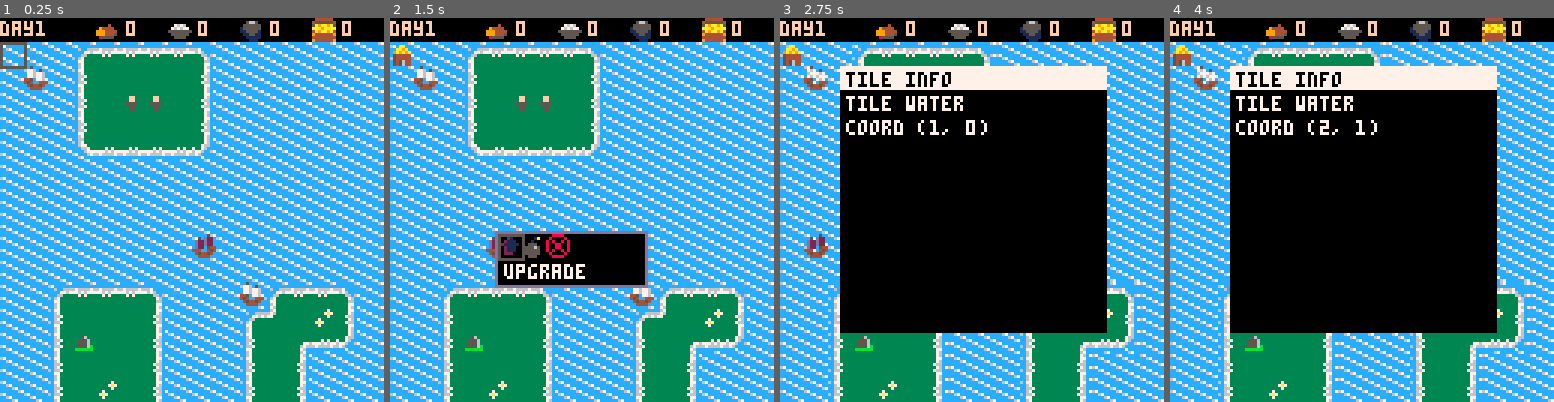
Above: before the commit, frames 1-4 (left to right).
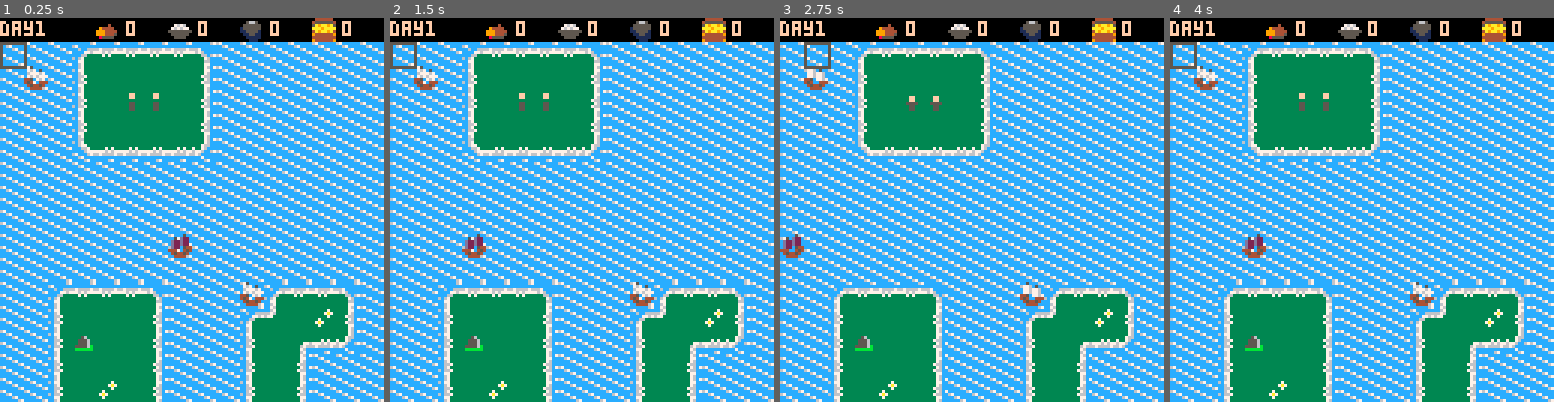
Above: after the commit, the same moments.

Repository: ignoreintuition/archipelago
Game: PICO-8 cartridge archipelago.p8
Same seed, same stepped clock (60 frames per second), same inputs: the game is played once before the commit and once after it.
Inputs:
- Up to frame 1 (0.25 s): no input
- Up to frame 2 (1.5 s): tap X (X key) at 0.33, 1.07 s; tap O (Z key) at 0.7 s
- Up to frame 3 (2.75 s): hold Right 1.6-2.1 s; tap O (Z key) at 1.7, 2.1, 2.5 s; tap X (X key) at 1.85 s; hold Up 2.15-2.42 s; hold Right from 2.47 s (still down)
- Up to frame 4 (4 s): tap O (Z key) at 2.9, 3.3, 3.7 s; tap X (X key) at 2.97 s; release Right at 3.03 s; hold Left 3.08-3.58 s; hold Down 3.63-3.97 s

The runs differ from the first frame. In frame 1, 32% of the frame differs, in the area x 0-100%, y 6-100%; in frame 2, 36%; in frame 3, 64%; in frame 4, 48%.

Commit message:
added dialogs. code cleanup. limited terrain for building. increment days.  fixed bug when switching modes.

Diff:
--- a/archipelago.p8
+++ b/archipelago.p8
@@ -1,10 +1,9 @@
 pico-8 cartridge // http://www.pico-8.com
 version 41
 __lua__
---Archipelago
+--archipelago
 --by IgnoreIntuition
 --game
-#include src/classEntity.lua
 #include src/game.lua
 #include src/helpers.lua
 #include src/dialog.lua
@@ -16,6 +15,8 @@
 #include src/building.lua
 #include src/sprites.lua
 #include src/enemy.lua
+#include src/timers.lua
+#include src/resources.lua
 -->8
 __gfx__
 00000000cccccc6767cccccccc673333333376c733333333cccccc67cccccc67cccccc67cc663333333376c73333333333333333333366cccc76333333333333
@@ -44,12 +45,12 @@
 00000000000080000000000000000000000000000000000000000000000000000000000000000000000000000000000000000000000000000000000000000000
 00560000004000000000000000000000008888006600005500000000000000000000000004444440000000000000000000000000000000000000000000000000
 05666600400400000000aaa000001a00080000806660055500000000000000000056650045555554000210000000000000000000000000000000000000000000
-00666660040040000099aaaa0001000080800808066655500000400000767600055555505a9aa9a5002111000000000000000000000000000000000000000000
-000466600040040008888aaa005550008008800800655500094444000767677015555550aaa9aaaa021111100000000000000000000000000000000000000000
-004496660004060008778aaa0555650080088008005556009994444055555555115555104a9aa9a4002111000000000000000000000000000000000000000000
-044900660000666008778aa505555500808008084455664499944450055555500115511094444449002111000000000000000000000000000000000000000000
-44900000000006660888855005555500080000800440044008555500005555000011111044444444002220000000000000000000000000000000000000000000
-09000000000000660000000000555000008888004040040400000000000000000001110094444449000000000000000000000000000000000000000000000000
+00666660040040000099aaaa0001000080800808066655500000400000767600055555505a9aa9a5002111000909000000000000000000000000000000000000
+000466600040040008888aaa005550008008800800655500094444000767677015555550aaa9aaaa021111100595000a00000000000000000000000000000000
+004496660004060008778aaa0555650080088008005556009994444055555555115555104a9aa9a4002111000999000900000000000000000000000000000000
+044900660000666008778aa505555500808008084455664499944450055555500115511094444449002111000999a9a000000000000000000000000000000000
+44900000000006660888855005555500080000800440044008555500005555000011111044444444002220000009999000000000000000000000000000000000
+09000000000000660000000000555000008888004040040400000000000000000001110094444449000000000009009000000000000000000000000000000000
 __gff__
 00050903030303030303030303030302020202151902060a1200002529000000000000000000000000000000000000000000000000000000000000000000000000000000000000000000000000000000000000000000000000000000000000000000000000000000000000000000000000000000000000000000000000000000
 0000000000000000000000000000000000000000000000000000000000000000000000000000000000000000000000000000000000000000000000000000000000000000000000000000000000000000000000000000000000000000000000000000000000000000000000000000000000000000000000000000000000000000
--- a/dialog.lua
+++ /dev/null
@@ -1,13 +0,0 @@
-function dialog(t, c, sz)
-  local size = {}
-  size.lg = { 20, 8, 88, 96 }
-  size.sm = { 40, 16, 44, 48 }
-  local x = mapX * 8 + size[sz][1]
-  local y = mapY * 8 + size[sz][2]
-  rectfill(x, y, x + size[sz][3], y + 8, 7)
-  rectfill(x, y + 8, x + size[sz][3], y + size[sz][4] - 8, 0)
-  print(t, x + 2, y + 2, 0)
-  for i, l in pairs(c) do
-    print(l, x + 2, y + 10 * i, 7)
-  end
-end
--- a/src/building.lua
+++ b/src/building.lua
@@ -1,17 +1,15 @@
 function initBuilding(spr, x, y)
-  local b = {}
-  b.sel = false
-  b.spr = sprites[spr]
-  b.type = building
-  b.subType = spr
-  b.x = x
-  b.y = y
-  b.active = false
-  b.lvl = 0
-  b.description = spriteDesc[spr]
-  if spr == "farm" then
-    food = food + 1
-  end
+  local b = {
+    sel = false,
+    spr = sprites[spr],
+    type = building,
+    subType = spr,
+    x = x,
+    y = y,
+    active = false,
+    lvl = 0,
+    description = spriteDesc[spr]
+  }
   return b
 end
 
@@ -23,12 +21,20 @@
 end
 
 function upgradeBuilding(b)
-  b.lvl = b.lvl + 1;
+  dialog(
+    "upgrade",
+    { "cost:\ntwo wood" },
+    "sm"
+  )
+  mode = modes["dialog"]
+  b.lvl = b.lvl + 1
 end
 
 function selectBuilding(b)
   setToolbarActive(true, b.subType)
-  return tMode
+  prevMode = mode
+  mode = modes["toolbar"]
+  return true
 end
 
 function buildingDialog(b)
--- a/src/classEntity.lua
+++ /dev/null
@@ -1,24 +0,0 @@
-global = _ENV
-class = setmetatable(
-  {
-    new = function(_ENV, tbl)
-      tbl = tbl or {}
-      setmetatable(
-        tbl, {
-          __index = _ENV
-        }
-      )
-      return tbl
-    end,
-
-    init = function()
-    end
-  }, {
-    __index = _ENV
-  }
-)
-
-entity = class:new({
-  x = 0,
-  y = 0
-})
--- a/src/dialog.lua
+++ b/src/dialog.lua
@@ -1,29 +1,33 @@
-dSize = {}
-dSize.lg = { 20, 8, 88, 96 }
-dSize.sm = { 40, 16, 44, 48 }
-d = {}
-dialogActive = false
+dSize = {
+  lg = { 20, 8, 88, 96 },
+  sm = { 40, 16, 44, 48 }
+}
+d = { active = false }
+
 function dialog(t, c, sz)
-  d.c = c
-  d.t = t
-  d.sz = sz
-  d.x = mapX * 8 + dSize[sz][1]
-  d.y = mapY * 8 + dSize[sz][2]
-  dialogActive = true
+  d = {
+    active = true,
+    c = c,
+    t = t,
+    sz = sz,
+    x = mapX * 8 + dSize[sz][1],
+    y = mapY * 8 + dSize[sz][2]
+  }
+  mode = modes["dialog"]
 end
 
 function drawDialog()
-  if dialogActive == true then
+  if d["active"] == true then
     rectfill(d.x, d.y, d.x + dSize[d.sz][3], d.y + 8, 7)
     rectfill(d.x, d.y + 8, d.x + dSize[d.sz][3], d.y + dSize[d.sz][4] - 8, 0)
     print(d.t, d.x + 2, d.y + 2, 0)
     for i, v in ipairs(d.c) do
       print(v, d.x + 2, d.y + 10 + 8 * (i - 1), 7)
     end
+    print("\n🅾️ok\n❎cancel", d.x + 2, d.y + dSize[d.sz][4] - 26)
   end
 end
 
 function resetDialog()
-  d = {}
-  dialogActive = false
+  d = { active = false }
 end
--- a/src/enemy.lua
+++ b/src/enemy.lua
@@ -1,18 +1,20 @@
 function initEnemy()
-  enemyX = 8
-  enemyY = 8
-  direction = -1
+  enemy = {
+    x = 8,
+    y = 8,
+    dir = -1
+  }
 end
 
 function updateEnemy()
   if timer % 120 == 0 then
-    if enemyX % 10 == 0 then
-      direction = direction * -1
+    if enemy["x"] % 10 == 0 then
+      enemy["dir"] = enemy["dir"] * -1
     end
-    enemyX = enemyX + direction
+    enemy["x"] = enemy["x"] + enemy["dir"]
   end
 end
 
 function drawEnemy()
-  spr(27, enemyX * 8, enemyY * 8)
+  spr(27, enemy["x"] * 8, enemy["y"] * 8)
 end
--- a/src/game.lua
+++ b/src/game.lua
@@ -1,15 +1,15 @@
 function _init()
-  timer = 0
-  animTimer = 10
+  frame = { 2, 3 }
+  paused = false
+  maxX = 127
+  maxY = 63
 
   water = 0
   land = 1
-
   building = 1
   unit = 2
 
-  frame1 = 2
-  frame2 = 3
+  day = 0
 
   sprites = {
     ship = 19,
@@ -30,20 +30,12 @@
     mine = "harvest ore",
     barracks = "train peasants to fight."
   }
-  sMode = 1
-  --select
-  mMode = 2
-  --move
-  tMode = 3
-  --toolbar
-  dMode = 4
-  --dialog
-
-  wood = 0
-  food = 0
-  ore = 0
-  gold = 0
-  day = 1
+  modes = {
+    select = 1,
+    move = 2,
+    toolbar = 3,
+    dialog = 4
+  }
 
   initMap()
   initSprites({
@@ -56,19 +48,17 @@
   initEnemy()
   initUi()
   initToolbar()
-  printh("\n\n-==ARCHIPELAGO==-\nby IgnoreIntuition\nLocked and stocked")
-  printh(stat(93) .. ":" .. stat(94) .. ":" .. stat(95))
-  printh("mem usage: " .. stat(0))
-  printh("CPU: " .. stat(1))
+  initTimers()
+  initResources()
+  printStats()
 end
 
 function _update()
-  if (timer < 0) timer = animTimer
-  timer = timer - 1
   updateMap()
   updateSprites()
   updateEnemy()
   updateUi()
+  updateTimers()
 end
 
 function _draw()
@@ -79,3 +69,10 @@
   drawDialog()
   drawUi()
 end
+
+function printStats()
+  printh("\n\n-==ARCHIPELAGO==-\nby IgnoreIntuition\nLocked and stocked")
+  printh(stat(93) .. ":" .. stat(94) .. ":" .. stat(95))
+  printh("mem usage: " .. stat(0))
+  printh("CPU: " .. stat(1))
+end
--- a/src/helpers.lua
+++ b/src/helpers.lua
@@ -1,6 +1,6 @@
 function animate(s)
   if timer == 0 then
-    if fget(s.spr, frame1) == true then
+    if fget(s.spr, frame[1]) == true then
       return s.spr + 1
     else
       return s.spr - 1
--- a/src/map.lua
+++ b/src/map.lua
@@ -11,9 +11,7 @@
 
 function drawMap()
   cls()
-
   camera(mapX * 8, (mapY - 1) * 8)
-
   map(0, 0, 0, 0, 128, 64)
 end
 
--- /dev/null
+++ b/src/resources.lua
@@ -0,0 +1,8 @@
+function initResources()
+  resource = {
+    wood = 0,
+    food = 0,
+    ore = 0,
+    gold = 0
+  }
+end
--- a/src/sprites.lua
+++ b/src/sprites.lua
@@ -65,8 +65,10 @@
 function addSprite(v)
   if v[1] == "ship" or v[1] == "troop" then
     add(activeSprites, initUnit(v[1], v[2], v[3]))
+    mode = modes["select"]
   else
     add(activeSprites, initBuilding(v[1], v[2], v[3]))
+    mode = modes["select"]
   end
 end
 
@@ -80,14 +82,17 @@
           spr(explosion, x, y)
           explosion = explosion + 1
         end
+        mode = modes["select"]
         return true
       end
     end
   end
+  mode = modes["select"]
   return false
 end
 
 function upgradeSprite(x, y)
+  -- TODO accept / cancel upgrade
   for i, v in ipairs(activeSprites) do
     if v.type == building then
       if v.x == x and v.y == y then
@@ -96,5 +101,6 @@
       end
     end
   end
+  mode = modes["select"]
   return false
 end
--- /dev/null
+++ b/src/timers.lua
@@ -0,0 +1,21 @@
+function initTimers()
+  timers = {
+    animation = {},
+    day = {
+      curr = 0,
+      max = 240
+    }
+  }
+  timer = 0
+  animTimer = 10
+end
+
+function updateTimers()
+  if (timer < 0) timer = animTimer
+  timer = timer - 1
+  if timers["day"]["curr"] < 0 then
+    timers["day"]["curr"] = timers["day"]["max"]
+    day = day + 1
+  end
+  timers["day"]["curr"] = timers["day"]["curr"] - 1
+end
--- a/src/toolbar.lua
+++ b/src/toolbar.lua
@@ -1,42 +1,44 @@
-currTb = "main"
-toolbars = {}
-toolbars.main = {
-  { "build house", 48 },
-  { "build farm", 49 },
-  { "build mine", 50 },
-  { "barracks", 53 },
-  { "build port", 25},
-  { "cancel", 52 }
-}
-
-toolbars.house = {
-  { "upgrade", 58 },
-  { "destroy", 51 },
-  { "cancel", 52 }
-}
-toolbars.farm = {
-  { "harvest", 49 },
-  { "upgrade", 58 },
-  { "destroy", 51 },
-  { "cancel", 52 }
-}
-toolbars.barracks = {
-  { "train", 53 },
-  { "upgrade", 58 },
-  { "destroy", 51 },
-  { "cancel", 52 }
-}
-toolbars.mine = {
-  { "mine ore", 50 },
-  { "upgrade", 58 },
-  { "destroy", 51 },
-  { "cancel", 52 }
-}
-toolbars.port = {
-  { "build", 19 },
-  { "upgrade", 58 },
-  { "destroy", 51 },
-  { "cancel", 52 }
+toolbars = {
+  current = "main",
+  width = 36,
+  height = 64,
+  main = {
+    { "build house", 48 },
+    { "build farm", 49 },
+    { "build mine", 50 },
+    { "barracks", 53 },
+    { "build port", 25 },
+    { "cancel", 52 }
+  },
+  house = {
+    { "upgrade", 58 },
+    { "destroy", 51 },
+    { "cancel", 52 }
+  },
+  farm = {
+    { "harvest", 49 },
+    { "upgrade", 58 },
+    { "destroy", 51 },
+    { "cancel", 52 }
+  },
+  barracks = {
+    { "train", 53 },
+    { "upgrade", 58 },
+    { "destroy", 51 },
+    { "cancel", 52 }
+  },
+  mine = {
+    { "mine ore", 50 },
+    { "upgrade", 58 },
+    { "destroy", 51 },
+    { "cancel", 52 }
+  },
+  port = {
+    { "build", 19 },
+    { "upgrade", 58 },
+    { "destroy", 51 },
+    { "cancel", 52 }
+  }
 }
 
 function initToolbar()
@@ -46,43 +48,51 @@
 
 function setToolbarActive(val, tb)
   toolbarActive = val
-  if (val) currTb = tb
+  if (val) toolbars["current"] = tb
 end
 
 function drawToolbar()
   if toolbarActive then
-    local x = mapX * 8 + 36
-    local y = mapY * 8 + 64
+    local x = mapX * 8 + toolbars["width"]
+    local y = mapY * 8 + toolbars["height"]
     rect(x - 1, y - 1, x + 49, y + 17, 13)
     rectfill(x, y, x + 48, y + 16, 0)
 
-    for i, v in ipairs(toolbars[currTb]) do
-      spr(toolbars[currTb][i][2], x + (i - 1) * 8, y)
+    for i, v in ipairs(toolbars[toolbars["current"]]) do
+      spr(toolbars[toolbars["current"]][i][2], x + (i - 1) * 8, y)
     end
-    print(toolbars[currTb][activeAction + 1][1], x + 2, y + 10, 7)
+    print(toolbars[toolbars["current"]][activeAction + 1][1], x + 2, y + 10, 7)
   end
 end
 
 function showToolbar()
-  tbx = mapX * 8 + 36 + 8 * activeAction
-  tby = mapY * 8 + 64
+  tbx = mapX * 8 + toolbars["width"] + 8 * activeAction
+  tby = mapY * 8 + toolbars["height"]
   rect(tbx, tby, tbx + 8, tby + 8, 5)
-  if btnp(0) then
-    activeAction = (activeAction - 1) % count(toolbars[currTb])
-  elseif btnp(1) then
-    activeAction = (activeAction + 1) % count(toolbars[currTb])
-  elseif btnp(4) then
-    if (currTb == "main") mainTb()
-    if (currTb == "house") houseTb()
-    if (currTb == "farm") farmTb()
-    if (currTb == "mine") mineTb()
-    if (currTb == "barracks") barracksTb()
-    if (currTb == "port") portTb()
-  elseif btnp(5) then
+  if btnp(⬅️) then
+    activeAction = (activeAction - 1) % count(toolbars[toolbars["current"]])
+  elseif btnp(➡️) then
+    activeAction = (activeAction + 1) % count(toolbars[toolbars["current"]])
+  elseif btnp(🅾️) then
+    if toolbars["current"] == "main" then
+      mainTb()
+    elseif toolbars["current"] == "house" then
+      houseTb()
+    elseif toolbars["current"] == "farm" then
+      farmTb()
+    elseif toolbars["current"] == "mine" then
+      mineTb()
+    elseif toolbars["current"] == "barracks" then
+      barracksTb()
+    elseif toolbars["current"] == "port" then
+      portTb()
+    end
+  elseif btnp(❎) then
     setToolbarActive(false)
-    mode = sMode
+    mode = modes["select"]
   end
 end
+-- TODO Optimize toolbar generation
 
 function mainTb()
   if activeAction == 0 then
@@ -93,9 +103,10 @@
     addSprite({ "mine", c.x, c.y })
   elseif activeAction == 3 then
     addSprite({ "barracks", c.x, c.y })
-  elseif activeAction == 4then
+  elseif activeAction == 4 then
     addSprite({ "port", c.x, c.y })
   elseif activeAction == 5 then
+    mode = modes["select"]
   end
   cleanUpTb()
 end
@@ -106,30 +117,35 @@
   elseif activeAction == 1 then
     destroySprite(c.x, c.y)
   elseif activeAction == 2 then
+    mode = modes["select"]
   end
   cleanUpTb()
 end
 
 function farmTb()
   if activeAction == 0 then
-    food = food + 1
+    resource["food"] = resource["food"] + 1
+    mode = modes["select"]
   elseif activeAction == 1 then
     upgradeSprite(c.x, c.y)
   elseif activeAction == 2 then
     destroySprite(c.x, c.y)
   elseif activeAction == 3 then
+    mode = modes["select"]
   end
   cleanUpTb()
 end
 
 function mineTb()
   if activeAction == 0 then
-    ore = ore + 1
+    resource["ore"] = resource["ore"] + 1
+    mode = modes["select"]
   elseif activeAction == 1 then
     upgradeSprite(c.x, c.y)
   elseif activeAction == 2 then
     destroySprite(c.x, c.y)
   elseif activeAction == 3 then
+    mode = modes["select"]
   end
   cleanUpTb()
 end
@@ -142,6 +158,7 @@
   elseif activeAction == 2 then
     destroySprite(c.x, c.y)
   elseif activeAction == 3 then
+    mode = modes["select"]
   end
   cleanUpTb()
 end
@@ -154,6 +171,7 @@
   elseif activeAction == 2 then
     destroySprite(c.x, c.y)
   elseif activeAction == 3 then
+    mode = modes["select"]
   end
   cleanUpTb()
 end
@@ -161,5 +179,4 @@
 function cleanUpTb()
   setToolbarActive(false)
   activeAction = 0
-  mode = sMode
 end
--- a/src/ui.lua
+++ b/src/ui.lua
@@ -1,72 +1,76 @@
 function initUi()
-  mode = 1
-  c = {}
-  c.x = 0
-  c.y = 0
-  c.w = 8
-  c.h = 8
+  mode = modes["select"]
+  prevMode = modes["select"]
+  c = {
+    x = 0,
+    y = 0,
+    w = 8,
+    h = 8
+  }
 end
 
 function updateUi()
-  if mode == sMode or mode == mMode then
+  if mode == modes["select"] or mode == modes["move"] then
     newX = c.x
     newY = c.y
-    if btnp(0) then
+    if btnp(⬅️) then
       newX = newX - 1
     end
-    if btnp(1) then
+    if btnp(➡️) then
       newX = newX + 1
     end
-    if btnp(2) then
+    if btnp(⬆️) then
       newY = newY - 1
     end
-    if btnp(3) then
+    if btnp(⬇️) then
       newY = newY + 1
     end
-    c.x = mid(0, newX, 127)
-    c.y = mid(0, newY, 63)
+    c.x = mid(0, newX, maxX)
+    c.y = mid(0, newY, maxY)
   end
 end
 
 function drawUi()
   drawOverlay()
+  drawSelector()
+end
 
-  if mode == sMode or mode == mMode then
+function drawSelector()
+  if mode == modes["select"] then
     rect(c.x * 8, c.y * 8, c.x * 8 + c.w, c.y * 8 + c.h, 5)
-    if btnp(4) then
-      dInfo()
+    if btnp(🅾️) then
+      prevMode = mode
+      infoDialog()
     end
-    if btnp(5) then
-      action(c.x, c.y)
+    if btnp(❎) then
+      local isSprite = selectSprite(c.x, c.y)
+      if not isSprite and not isTile("water", c.x, c.y) then
+        prevMode = mode
+        setToolbarActive(true, "main")
+        mode = modes["toolbar"]
+      end
     end
-  elseif mode == tMode then
+  elseif mode == modes["toolbar"] then
     showToolbar()
-  elseif mode == dMode then
-    if btnp(4) or btnp(5) then
+  elseif mode == modes["dialog"] then
+    if btnp(🅾️) or btnp(❎) then
       resetDialog()
-      mode = 1
+      mode = prevMode
+    end
+  elseif mode == modes["move"] then
+    rect(c.x * 8, c.y * 8, c.x * 8 + c.w, c.y * 8 + c.h, 5)
+    if btnp(❎) then
+      if moveSprite(c.x, c.y) then
+        mode = modes["select"]
+      else
+        sfx(0)
+      end
     end
   end
 end
 
-function action(x, y)
-  if mode == sMode then
-    mode = selectSprite(x, y)
-    if not mode then
-      setToolbarActive(true, "main")
-      mode = tMode
-    end
-  elseif mode == mMode then
-    if moveSprite(x, y) then
-      mode = sMode
-    else
-      sfx(0)
-    end
-  end
-end
-
-function dInfo()
-  mode = dMode
+function infoDialog()
+  mode = modes["dialog"]
   local spr = getSpriteInfo(c.x, c.y)
   if spr.type == unit then
     unitDialog(spr)
@@ -84,11 +88,11 @@
   rectfill(x, y, x + 128, y + 7, 0)
   print("day" .. day, x, y + 1, 15)
   spr(54, (x + 4) * 8, y)
-  print(wood, (x + 5) * 8 + 2, y + 1, 15)
+  print(resource["wood"], (x + 5) * 8 + 2, y + 1, 15)
   spr(55, (x + 7) * 8, y)
-  print(food, (x + 8) * 8 + 2, y + 1, 15)
+  print(resource["food"], (x + 8) * 8 + 2, y + 1, 15)
   spr(56, (x + 10) * 8, y)
-  print(ore, (x + 11) * 8 + 2, y + 1, 15)
+  print(resource["ore"], (x + 11) * 8 + 2, y + 1, 15)
   spr(57, (x + 13) * 8, y)
-  print(gold, (x + 14) * 8 + 2, y + 1, 15)
+  print(resource["gold"], (x + 14) * 8 + 2, y + 1, 15)
 end
--- a/src/unit.lua
+++ b/src/unit.lua
@@ -1,16 +1,17 @@
 function initUnit(spr, x, y)
-  local u = {}
-  u.type = unit
-  u.desc = spriteDesc[spr]
-  u.subType = spr
-  u.lvl = 0
-  u.spr = sprites[spr]
-  u.x = x
-  u.y = y
-  u.tx = x
-  u.ty = y
-  u.active = false
-  u.sel = false
+  local u = {
+    type = unit,
+    desc = spriteDesc[spr],
+    subType = spr,
+    lvl = 0,
+    spr = sprites[spr],
+    x = x,
+    y = y,
+    tx = x,
+    ty = y,
+    active = false,
+    sel = false
+  }
   if u.spr == sprites["ship"] then
     u.terr = land
   elseif u.spr == sprites["troop"] then
@@ -44,8 +45,10 @@
 end
 
 function selectUnit(u)
+  prevMode = mode
+  mode = modes["move"]
   u.sel = true
-  return mMode
+  return true
 end
 
 function moveUnit(u, x, y)
Not shown, added: activity_log.txt
Not shown, added: config.txt
